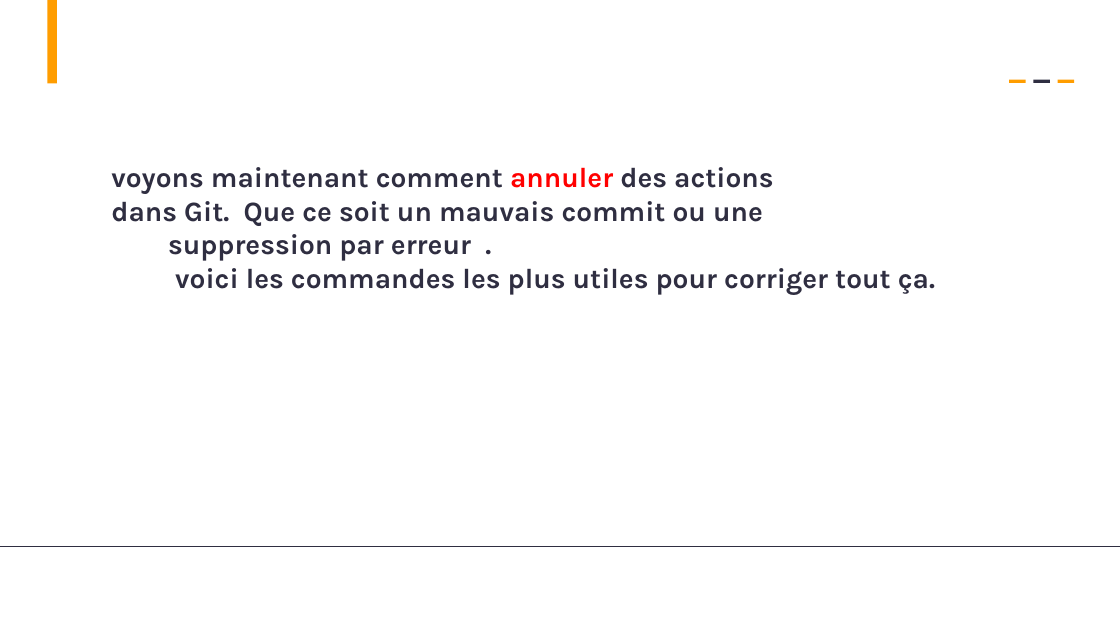
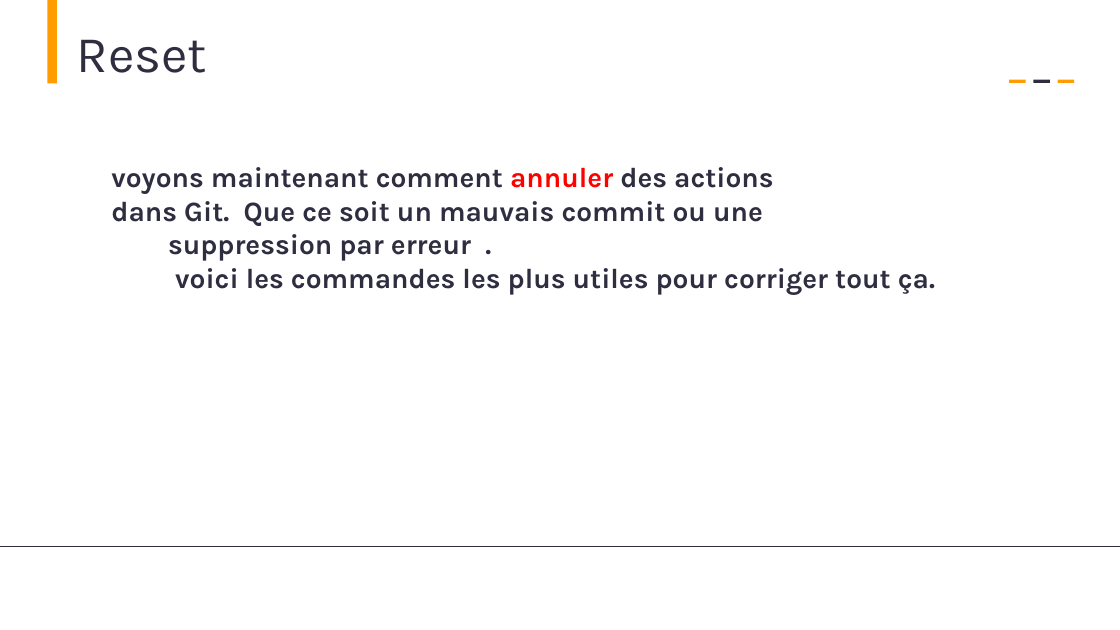
Before and after one commit to AbdessamadAbdaoui/Presentation_Git, a slide deck: slide 4 of presentation_Git.pptx (slide 2 before the commit). Drawn at 1120x630 pixels with LibreOffice and Linux fonts; fonts in the diff are those of the drawing. Boxes give left, top, right and bottom in pixels: in the first picture for what was removed or moved away, otherwise in the second. Text is boxed around its words. In the diff, an @@ line names an element or a change of style, - is before the commit and + after.

```diff
--- a/presentation_Git.pptx
+++ b/presentation_Git.pptx
@@ text added at (x1=77, y1=39, x2=207, y2=73), 44 pt, text #2F2E41 @@
+Reset
```
Also in this commit, not shown: 14 other slides changed, 8 slides added, 6 slides removed, 1 other file.
